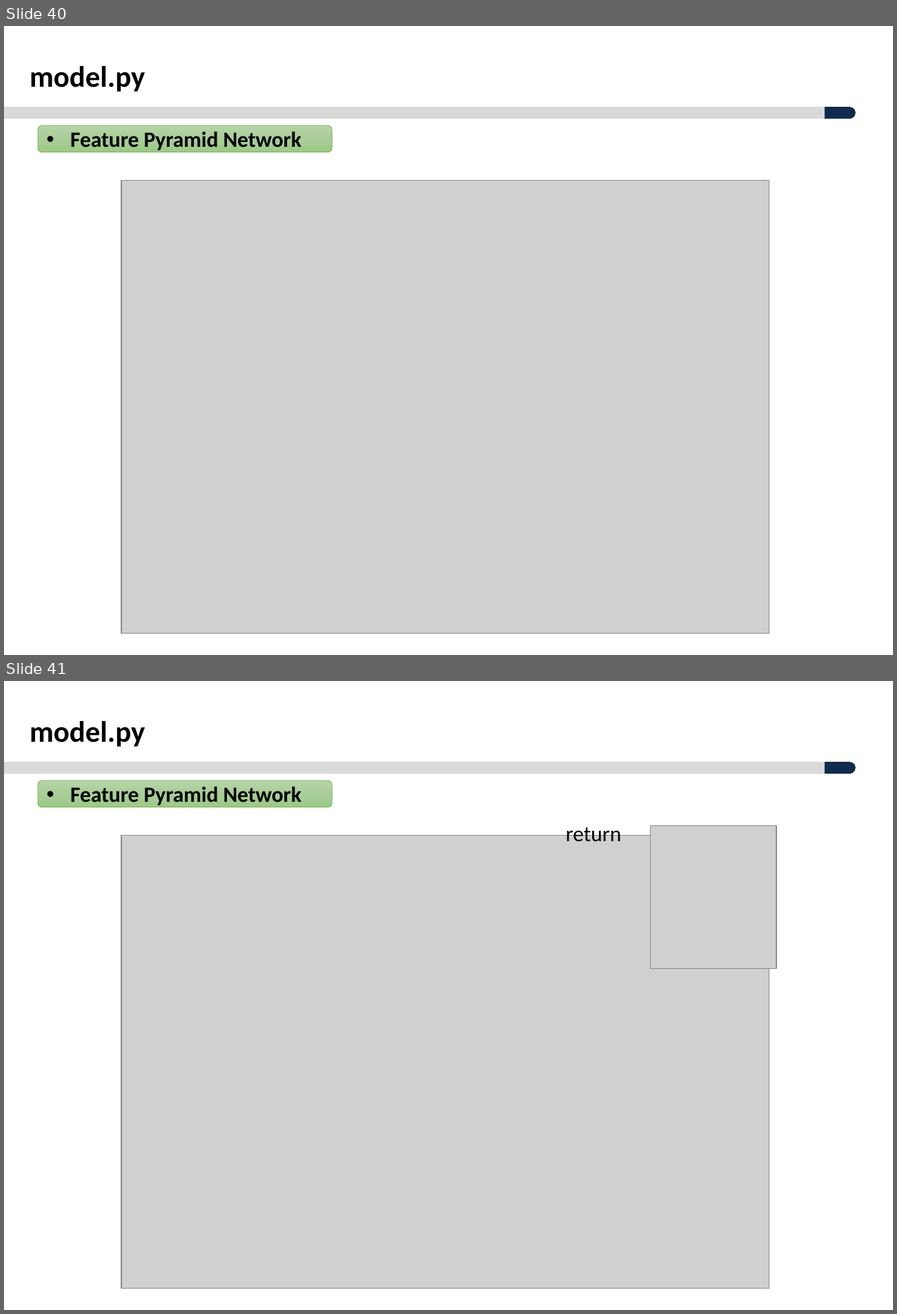
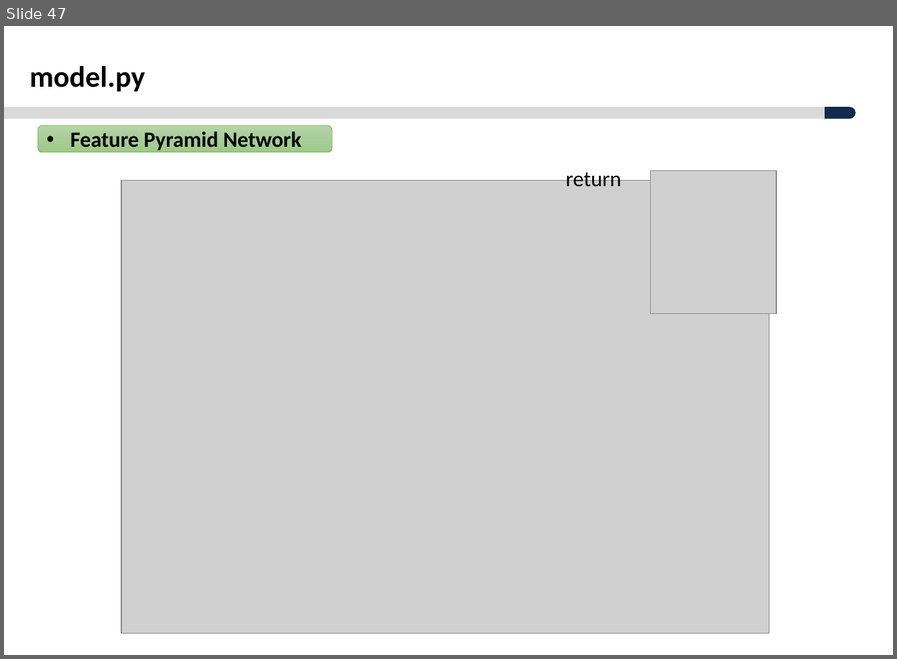
Before and after one commit to ksyoon70/Mask-RCNN-TF2, a slide deck: Masked-RCNN_분석_V1.0.pptx. Shown one above the other, each under a label of ours: slides 40 and 41 before the commit, slide 47 after it. The pictures are 897x1314 and 897x659 pixels, drawn with LibreOffice and Linux fonts; fonts in the diff are those of the drawing; grey boxes stand for pictures; background and template pictures are left out. Boxes give left, top, right and bottom in pixels: in the first picture for what was removed or moved away, otherwise in the second. Text is boxed around its words. In the diff, an @@ line names an element or a change of style, - is before the commit and + after.

```diff
--- a/Masked-RCNN_분석_V1.0.pptx
+++ b/Masked-RCNN_분석_V1.0.pptx
@@ slide 40 removed at bbox=[4, 26, 893, 655], background #FFFFFF; not listed: 2 template elements that a slide beside it also shows @@
@@ text removed at bbox=[30, 66, 145, 92] @@
-model.py
@@ rounded rectangle removed at bbox=[38, 125, 332, 152] @@
-• Feature Pyramid Network
@@ picture removed at bbox=[121, 181, 769, 633] @@
@@ what was slide 41 is now slide 47 @@
```
Also in this commit, not shown: 3 slides changed, 8 slides added, 2 other files.
